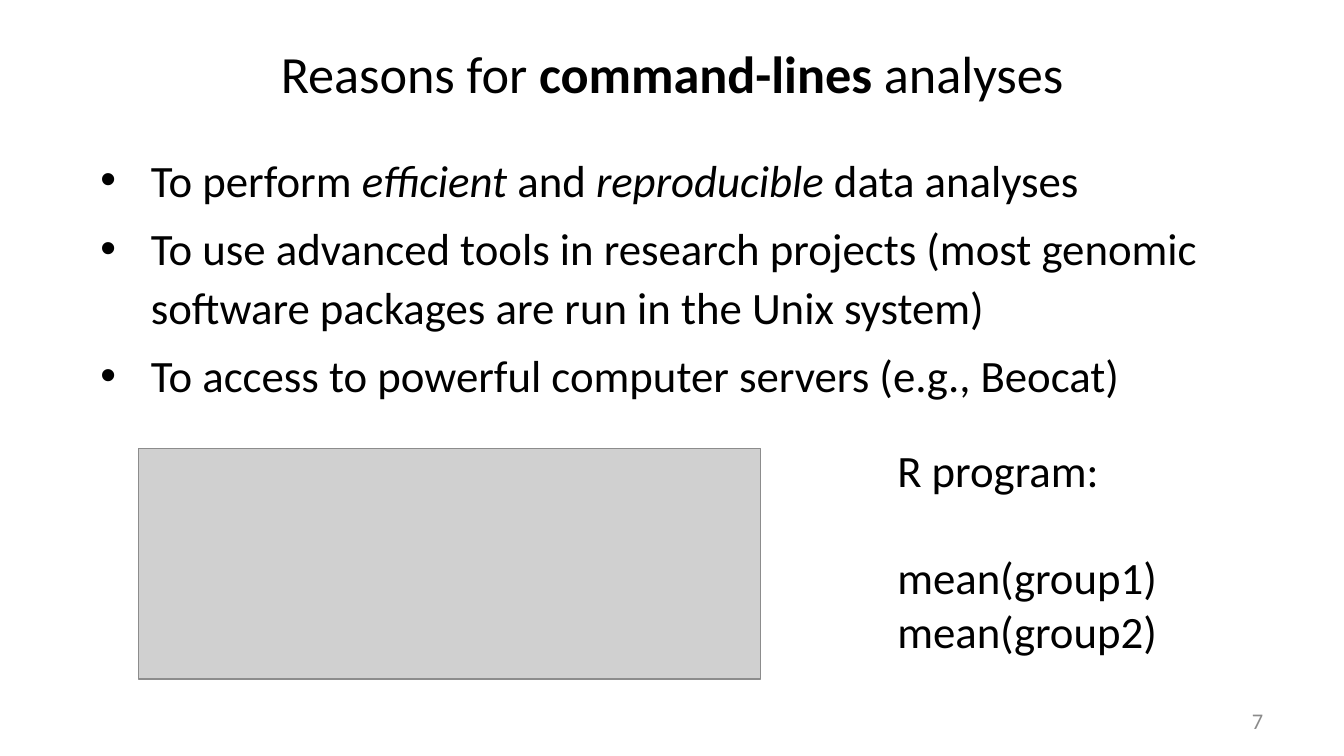
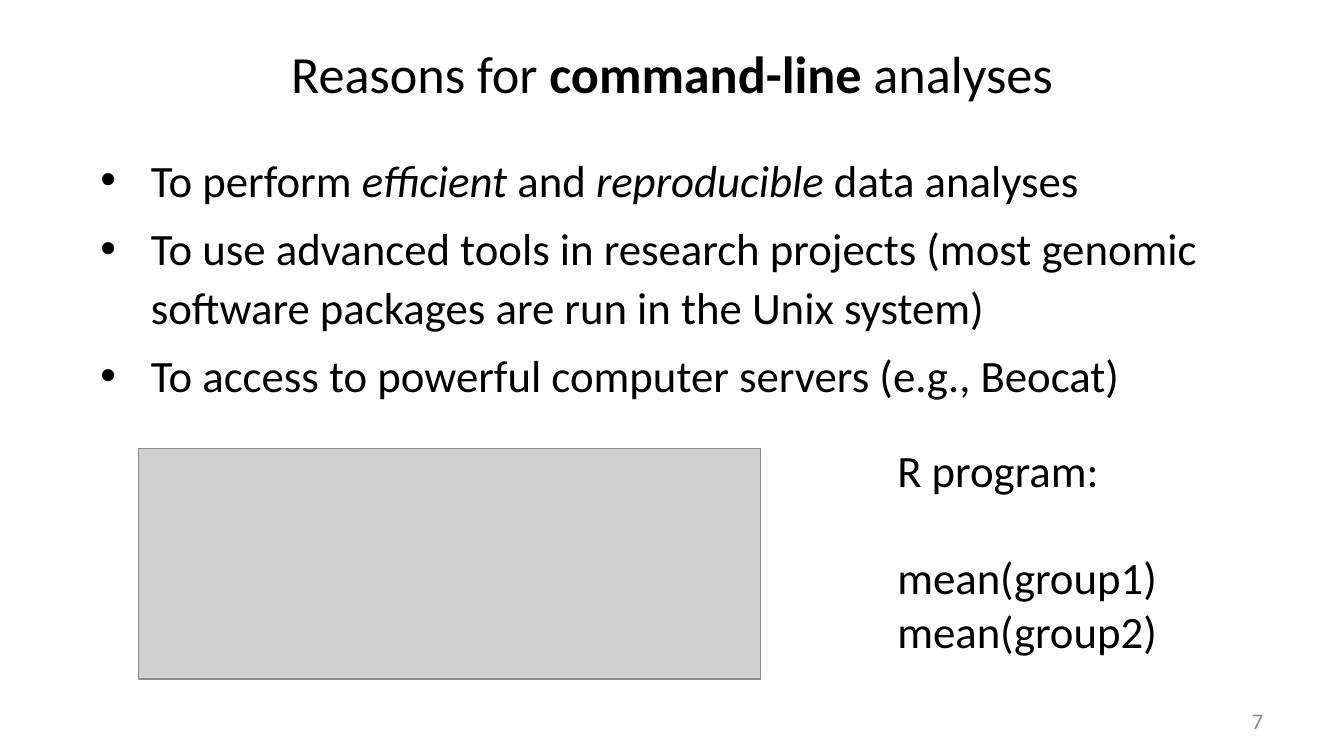
Before and after one commit to liu3zhenlab/teaching, a slide deck: slide 7 of PLPTH813Bioinformatis/2025/1_lecture/lecture01_overview_basis.pptx. Drawn at 1344x756 pixels with LibreOffice and Linux fonts; fonts in the diff are those of the drawing; grey boxes stand for pictures. Boxes give left, top, right and bottom in pixels: in the first picture for what was removed or moved away, otherwise in the second. Text is boxed around its words. In the diff, an @@ line names an element or a change of style, - is before the commit and + after.

```diff
--- a/PLPTH813Bioinformatis/2025/1_lecture/lecture01_overview_basis.pptx
+++ b/PLPTH813Bioinformatis/2025/1_lecture/lecture01_overview_basis.pptx
@@ title at box(291, 56, 1052, 102): text changed @@
-Reasons for command-lines analyses
+Reasons for command-line analyses
```
Also in this commit, not shown: 2 other slides changed, 1 other file.
